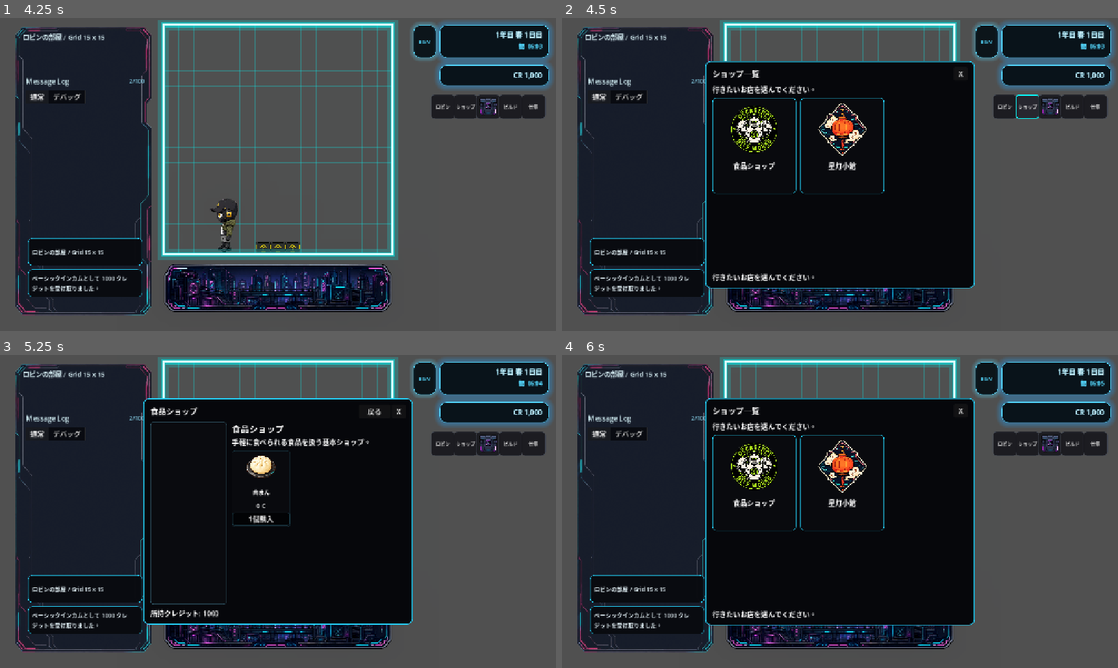
Above: before the commit, frames 1-4 (two rows, left to right).
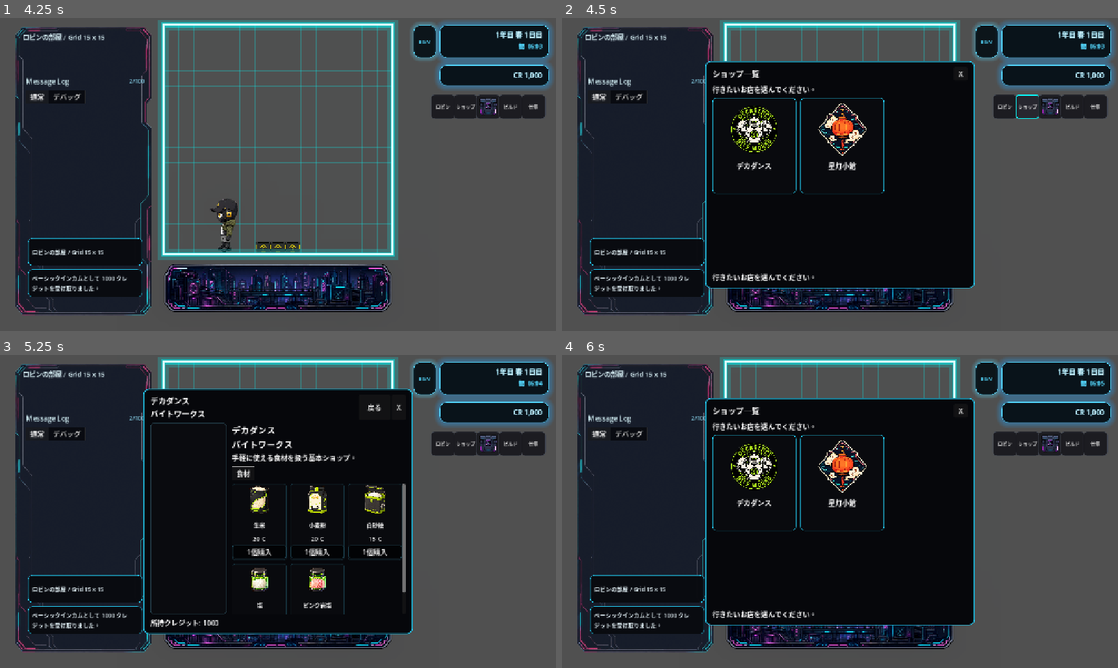
Above: after the commit, the same moments.

Repository: grimoire1089-coder/optimistic
Game: Godot game, scene res://Scenes/Boot/TitleScene.tscn
The game is run twice, just before and just after one commit, with the same random seed, the same clock (stepped at 60 frames per second) and the same inputs. Sound files missing from this copy of the repository are replaced by a short silence.
Inputs (mouse positions are in pixels of both pictures, inside the frame that each line leads up to):
- Up to frame 1 (4.25 s): click "はじめる" at 0.5 s; click "BGM" at 1.25 s; click "OFF" at 2 s; click "ロビン" at 2.75 s; click "×" at 3.5 s
- Up to frame 2 (4.5 s): click "ショップ" at 4.25 s
- Up to frame 3 (5.25 s): click (194, 483) at 5.02 s
- Up to frame 4 (6 s): click "戻る" at 5.75 s

Frame 1 is identical in both runs. In frame 2, 0.1% of the frame differs, in the area x 30-39%, y 46-49%; in frame 3, 7.3%, in the area x 25-75%, y 10-90%; in frame 4, 0.1%.

Commit message:
Add ingredients to basic food shop

Diff:
--- a/Data/Shops/BasicFoodShop.tres
+++ b/Data/Shops/BasicFoodShop.tres
@@ -2,20 +2,56 @@
 
 [ext_resource type="Script" uid="uid://dik32ehksmive" path="res://Scripts/Shops/ShopData.gd" id="1_shop_data"]
 [ext_resource type="Script" uid="uid://8a0d3nyywiao" path="res://Scripts/Shops/ShopItemData.gd" id="2_shop_item"]
-[ext_resource type="Resource" uid="uid://khpl6knsr1ao" path="res://Data/Items/Food/Food_0001_Nikuman.tres" id="3_nikuman"]
-[ext_resource type="Script" path="res://Scripts/Shops/ShopTabData.gd" id="4_j2ce4"]
-[ext_resource type="AudioStream" uid="uid://b8ss10mmxvr1x" path="res://Assets/Audio/BGM/Supermarket.ogg" id="4_yiukw"]
-[ext_resource type="Texture2D" uid="uid://re6kfopavwo1" path="res://Assets/UI/Icons/Corporation/DBW.png" id="5_3ypht"]
+[ext_resource type="Script" path="res://Scripts/Shops/ShopTabData.gd" id="3_shop_tab"]
+[ext_resource type="AudioStream" uid="uid://b8ss10mmxvr1x" path="res://Assets/Audio/BGM/Supermarket.ogg" id="4_bgm"]
+[ext_resource type="Texture2D" uid="uid://re6kfopavwo1" path="res://Assets/UI/Icons/Corporation/DBW.png" id="5_sticker"]
+[ext_resource type="Resource" path="res://Data/Items/Ingredients/Ingredients_0001_RawRice.tres" id="6_ingredient_raw_rice"]
+[ext_resource type="Resource" path="res://Data/Items/Ingredients/Ingredients_0002_WheatFlour.tres" id="7_ingredient_wheat_flour"]
+[ext_resource type="Resource" path="res://Data/Items/Ingredients/Ingredients_0003_WhiteSugar.tres" id="8_ingredient_white_sugar"]
+[ext_resource type="Resource" path="res://Data/Items/Ingredients/Ingredients_0004_Salt.tres" id="9_ingredient_salt"]
+[ext_resource type="Resource" path="res://Data/Items/Ingredients/Ingredients_0005_PinkRockSalt.tres" id="10_ingredient_pink_rock_salt"]
 
-[sub_resource type="Resource" id="ShopItemData_nikuman"]
+[sub_resource type="Resource" id="ShopItemData_raw_rice"]
 script = ExtResource("2_shop_item")
-item_data = ExtResource("3_nikuman")
+item_data = ExtResource("6_ingredient_raw_rice")
+shop_tab_id = &"ingredients"
+price_override = 20
+
+[sub_resource type="Resource" id="ShopItemData_wheat_flour"]
+script = ExtResource("2_shop_item")
+item_data = ExtResource("7_ingredient_wheat_flour")
+shop_tab_id = &"ingredients"
+price_override = 20
+
+[sub_resource type="Resource" id="ShopItemData_white_sugar"]
+script = ExtResource("2_shop_item")
+item_data = ExtResource("8_ingredient_white_sugar")
+shop_tab_id = &"ingredients"
+price_override = 15
+
+[sub_resource type="Resource" id="ShopItemData_salt"]
+script = ExtResource("2_shop_item")
+item_data = ExtResource("9_ingredient_salt")
+shop_tab_id = &"ingredients"
+price_override = 10
+
+[sub_resource type="Resource" id="ShopItemData_pink_rock_salt"]
+script = ExtResource("2_shop_item")
+item_data = ExtResource("10_ingredient_pink_rock_salt")
+shop_tab_id = &"ingredients"
+price_override = 25
+
+[sub_resource type="Resource" id="ShopTabData_ingredients"]
+script = ExtResource("3_shop_tab")
+tab_id = &"ingredients"
+display_name = "食材"
 
 [resource]
 script = ExtResource("1_shop_data")
 shop_id = &"basic_food"
-display_name = "食品ショップ"
-description = "手軽に食べられる食品を扱う基本ショップ。"
-sticker = ExtResource("5_3ypht")
-shop_bgm = ExtResource("4_yiukw")
-items = Array[ExtResource("2_shop_item")]([SubResource("ShopItemData_nikuman")])
+display_name = "デカダンス\nバイトワークス"
+description = "手軽に使える食材を扱う基本ショップ。"
+sticker = ExtResource("5_sticker")
+shop_bgm = ExtResource("4_bgm")
+tabs = Array[ExtResource("3_shop_tab")]([SubResource("ShopTabData_ingredients")])
+items = Array[ExtResource("2_shop_item")]([SubResource("ShopItemData_raw_rice"), SubResource("ShopItemData_wheat_flour"), SubResource("ShopItemData_white_sugar"), SubResource("ShopItemData_salt"), SubResource("ShopItemData_pink_rock_salt")])
